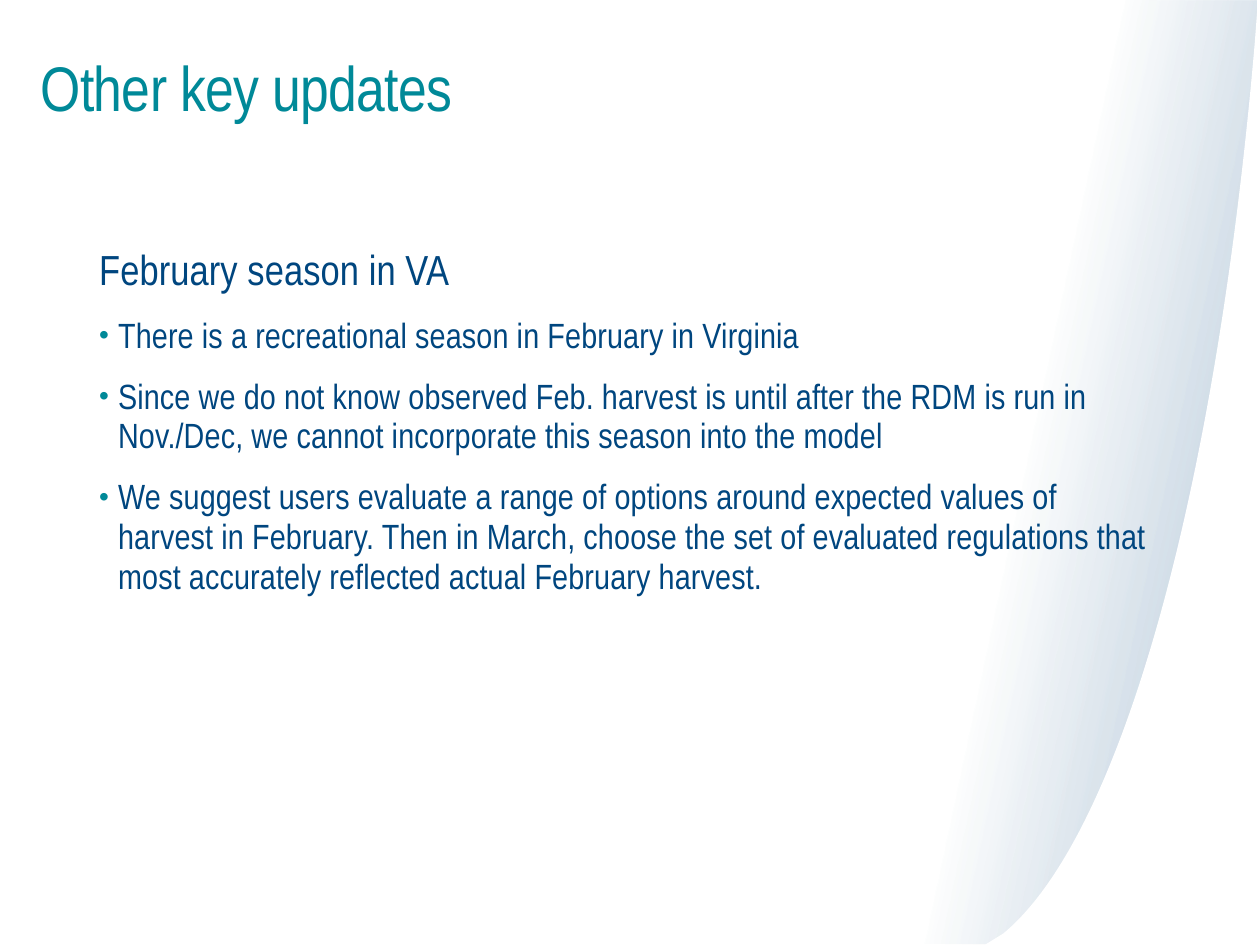
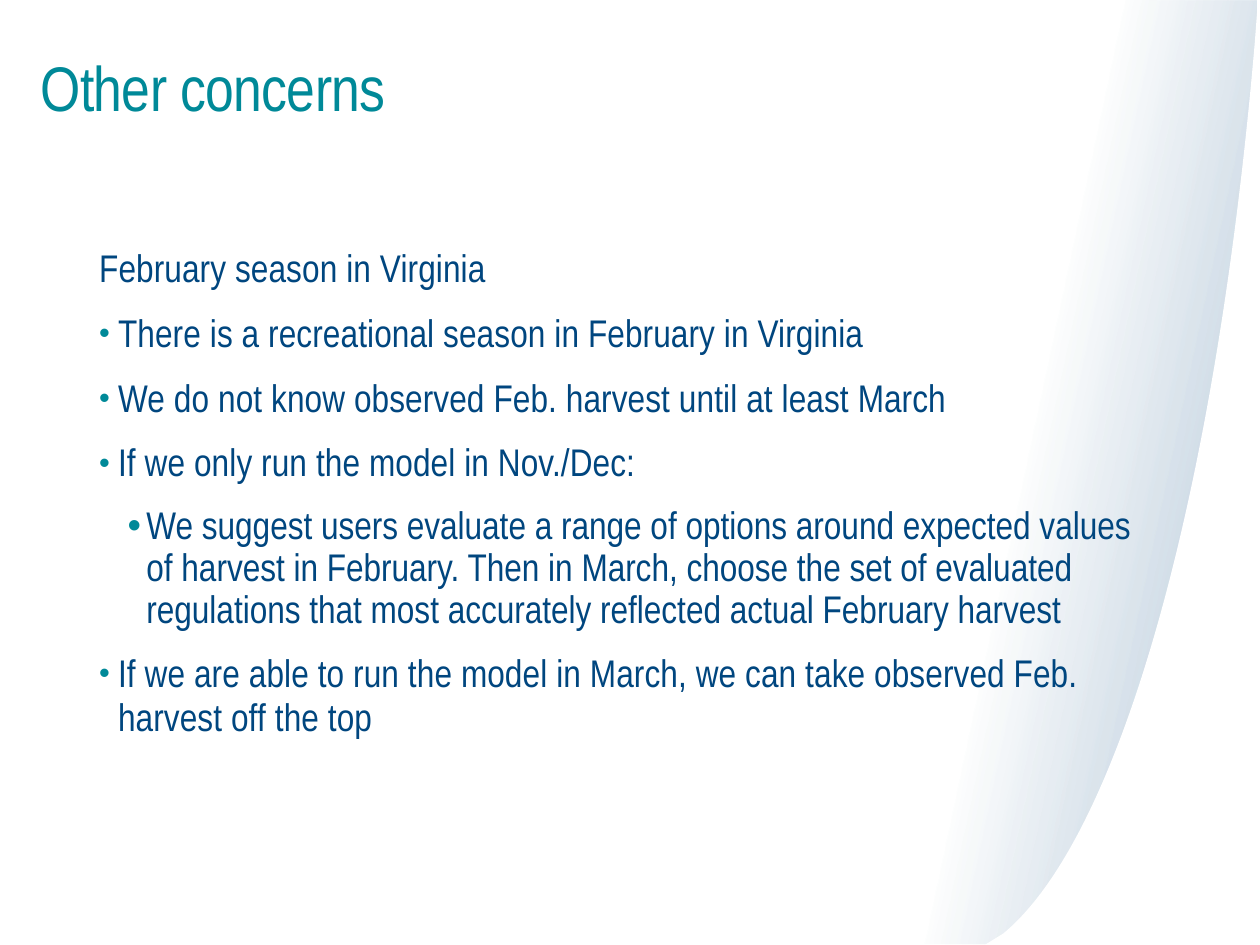
Before and after one commit to mle2718/flukeRDM, a slide deck: slide 21 of docs/TC meeting 6-20-25 Lou.pptx (slide 20 before the commit). Drawn at 1260x945 pixels with LibreOffice and Linux fonts; fonts in the diff are those of the drawing. Boxes give left, top, right and bottom in pixels: in the first picture for what was removed or moved away, otherwise in the second. Text is boxed around its words. In the diff, an @@ line names an element or a change of style, - is before the commit and + after.

Commit message:
updated pre-sim and calib sim code
I finished creating the baseline catch-at-length code. Key update: after generating proportions harvest- and discard -at-length from the size data, I multiplied these proportions by total *simulated* harvest and discards on *each of the model draws*. Previously, I was pulling only the MRIP point estimates of harvest and discards, resulting in one catch-at-length distribution. With the new approach we are accounting the impact of sampling uncertainty in total harvest and discards on catch-at-length. I think this will also help with convergence in the calibration routine, i.e., ensuring that for each draw, there is enough harvest and discards to reallocate as discards or harvest, respectively, so that the model is able to approximate the MRIP estimate of harvest. I also updated the code for generating catch-per-trip and comparing our simulated harvest, discards, total catch, and directed trips to MRIP point estimates. The comparisons look good; for example, when multiplying a random draw of trips and a random draw of catch-per-trip and doing this 150 times, both the estimate and CIs are very similar to the MRIP estimate and CIs. This gives me confidence that we are appropriately accounting for the sampling uncertainty associated with the MRIP data.

```diff
--- a/docs/TC meeting 6-20-25 Lou.pptx
+++ b/docs/TC meeting 6-20-25 Lou.pptx
@@ title at box(41, 65, 385, 112): text changed @@
-Other key updates
+Other concerns
@@ text at box(99, 254, 485, 290): text changed; size 24 to 22 pt @@
-February season in VA
+February season in Virginia
@@ text at box(118, 319, 863, 355): size 20 to 22 pt in "There is a recreational season in February ..." @@
@@ text at box(118, 384, 1130, 739): text changed; size 20 to 22 pt @@
-• Since we do not know observed Feb. harvest is until after the RDM is run in Nov./Dec, we cannot incorporate this season into the model
-• We suggest users evaluate a range of options around expected values of harvest in February. Then in March, choose the set of evaluated regulations that most accurately reflected actual February harvest.
+• We do not know observed Feb. harvest until at least March
+• If we only run the model in Nov./Dec:
+  • We suggest users evaluate a range of options around expected values of harvest in February. Then in March, choose the set of evaluated regulations that most accurately reflected actual February harvest
+• If we are able to run the model in March, we can take observed Feb. harvest off the top
```
Also in this commit, not shown: 16 other slides changed, 2 slides added, 1 slide removed, 8 other files.
